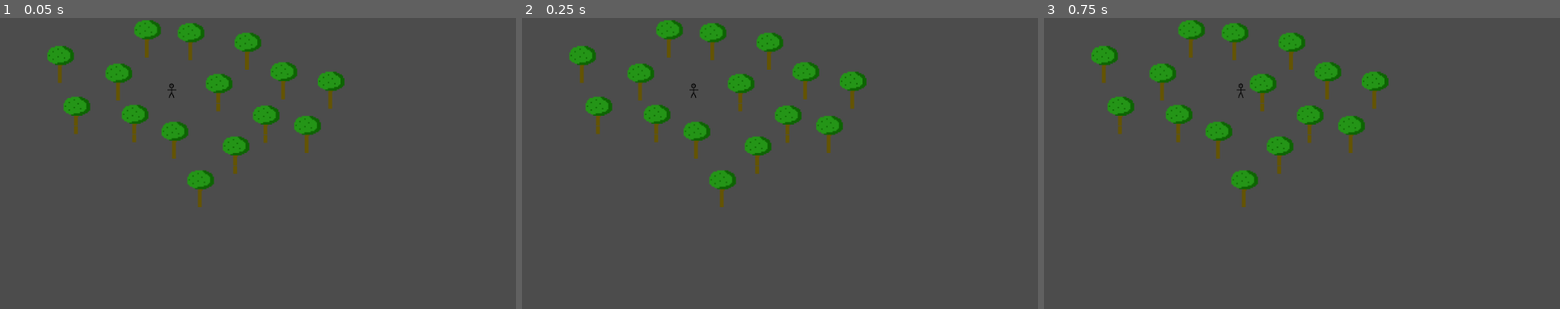
Above: before the commit, frames 1-3 (left to right).
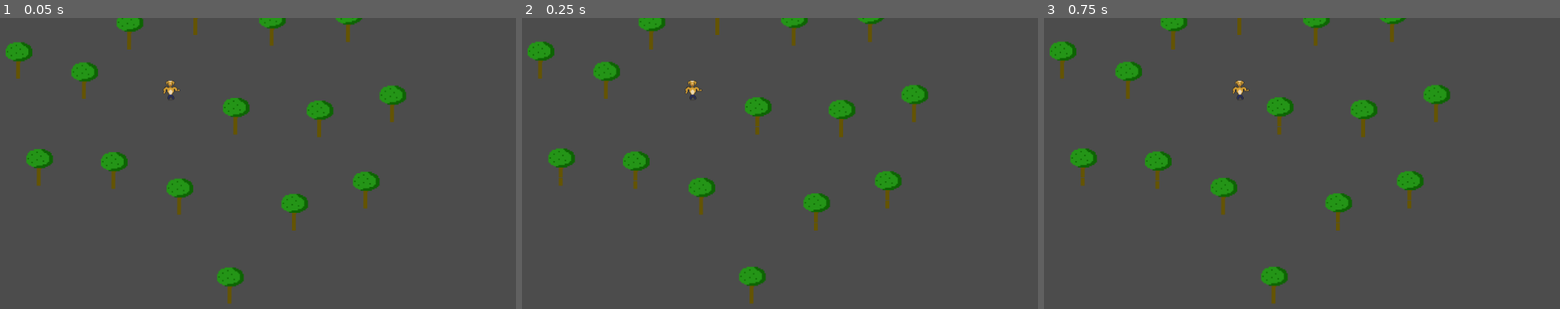
Above: after the commit, the same moments.

Repository: justinwash/ludum-dare-45
Game: Godot game, scene res://level1.tscn
Same seed, same stepped clock (60 frames per second), same inputs: the game is played once before the commit and once after it.
Inputs:
- Up to frame 1 (0.05 s): no input
- Up to frame 2 (0.25 s): no input
- Up to frame 3 (0.75 s): tap Enter at 0.5 s; hold Right (ui_right) from 0.53 s (still down)

The runs differ from the first frame. In frame 1, 9.3% of the frame differs, in the area x 1-79%, y 0-99%; in frame 2, 9.3%; in frame 3, 9.3%.

Commit message:
add dar sprite

Diff:
--- a/pre-jam/LumberDar/level1.tscn
+++ b/pre-jam/LumberDar/level1.tscn
@@ -1,59 +1,59 @@
 [gd_scene load_steps=3 format=2]
 
-[ext_resource path="res://player.tscn" type="PackedScene" id=1]
-[ext_resource path="res://tree.tscn" type="PackedScene" id=2]
+[ext_resource path="res://tree.tscn" type="PackedScene" id=1]
+[ext_resource path="res://player.tscn" type="PackedScene" id=2]
 
 [node name="level1" type="Node2D"]
 
 [node name="StaticBody2D" type="StaticBody2D" parent="."]
 
-[node name="player" parent="." instance=ExtResource( 1 )]
+[node name="player" parent="." instance=ExtResource( 2 )]
 position = Vector2( 251.65, 99.2682 )
 
 [node name="Area2D" type="Area2D" parent="."]
 
-[node name="tree" parent="." instance=ExtResource( 2 )]
-position = Vector2( 346.124, 102.767 )
+[node name="tree" parent="." instance=ExtResource( 1 )]
+position = Vector2( 373.124, 139.767 )
 
-[node name="tree2" parent="." instance=ExtResource( 2 )]
-position = Vector2( 316.965, 255.559 )
+[node name="tree2" parent="." instance=ExtResource( 1 )]
+position = Vector2( 363.965, 408.559 )
 
-[node name="tree3" parent="." instance=ExtResource( 2 )]
-position = Vector2( 523.409, 99.2682 )
+[node name="tree3" parent="." instance=ExtResource( 1 )]
+position = Vector2( 551.409, -6.7318 )
 
-[node name="tree4" parent="." instance=ExtResource( 2 )]
-position = Vector2( 486.086, 169.249 )
+[node name="tree4" parent="." instance=ExtResource( 1 )]
+position = Vector2( 621.086, 120.249 )
 
-[node name="tree5" parent="." instance=ExtResource( 2 )]
-position = Vector2( 301.803, 22.2891 )
+[node name="tree5" parent="." instance=ExtResource( 1 )]
+position = Vector2( 309.803, -17.7109 )
 
-[node name="tree6" parent="." instance=ExtResource( 2 )]
-position = Vector2( 448.763, 84.1057 )
+[node name="tree6" parent="." instance=ExtResource( 1 )]
+position = Vector2( 505.763, 144.106 )
 
-[node name="tree7" parent="." instance=ExtResource( 2 )]
-position = Vector2( 372.95, 201.907 )
+[node name="tree7" parent="." instance=ExtResource( 1 )]
+position = Vector2( 578.95, 256.907 )
 
-[node name="tree8" parent="." instance=ExtResource( 2 )]
-position = Vector2( 420.771, 152.92 )
+[node name="tree8" parent="." instance=ExtResource( 1 )]
+position = Vector2( 465.771, 291.92 )
 
-[node name="tree9" parent="." instance=ExtResource( 2 )]
-position = Vector2( 391.612, 37.4517 )
+[node name="tree9" parent="." instance=ExtResource( 1 )]
+position = Vector2( 430.612, -0.548302 )
 
-[node name="tree10" parent="." instance=ExtResource( 2 )]
-position = Vector2( 121.018, 138.924 )
+[node name="tree10" parent="." instance=ExtResource( 1 )]
+position = Vector2( 62.018, 220.924 )
 
-[node name="tree11" parent="." instance=ExtResource( 2 )]
-position = Vector2( 95.3588, 58.446 )
+[node name="tree11" parent="." instance=ExtResource( 1 )]
+position = Vector2( 29.3588, 51.446 )
 
-[node name="tree12" parent="." instance=ExtResource( 2 )]
-position = Vector2( 232.988, 17.6237 )
+[node name="tree12" parent="." instance=ExtResource( 1 )]
+position = Vector2( 204.988, 4.6237 )
 
-[node name="tree13" parent="." instance=ExtResource( 2 )]
-position = Vector2( 276.143, 178.58 )
+[node name="tree13" parent="." instance=ExtResource( 1 )]
+position = Vector2( 284.143, 267.58 )
 
-[node name="tree14" parent="." instance=ExtResource( 2 )]
-position = Vector2( 213.16, 151.754 )
+[node name="tree14" parent="." instance=ExtResource( 1 )]
+position = Vector2( 180.16, 225.754 )
 
-[node name="tree15" parent="." instance=ExtResource( 2 )]
-position = Vector2( 187.5, 86.4384 )
+[node name="tree15" parent="." instance=ExtResource( 1 )]
+position = Vector2( 133.5, 83.4384 )
 [connection signal="body_entered" from="Area2D" to="player" method="_on_Area2D_body_entered"]
--- a/pre-jam/LumberDar/player.tscn
+++ b/pre-jam/LumberDar/player.tscn
@@ -22,8 +22,7 @@
 "values": [ 0 ]
 }
 
-[sub_resource type="Animation" id=2]
-resource_name = "player_walk"
+[sub_resource type="Animation" id=3]
 length = 0.2
 loop = true
 tracks/0/type = "value"
@@ -56,7 +55,8 @@
 position = Vector2( 18.3796, 15.291 )
 texture = ExtResource( 1 )
 vframes = 2
+hframes = 2
 
 [node name="AnimationPlayer" type="AnimationPlayer" parent="."]
-anims/player_idle = SubResource( 3 )
-anims/player_walk = SubResource( 2 )
+anims/player_idle = SubResource( 2 )
+anims/player_walk = SubResource( 3 )
--- a/pre-jam/LumberDar/tree.tscn
+++ b/pre-jam/LumberDar/tree.tscn
@@ -5,6 +5,7 @@
 [ext_resource path="res://tree.gd" type="Script" id=3]
 
 [node name="tree" type="RigidBody2D"]
+scale = Vector2( 2, 2 )
 mass = 3.54
 gravity_scale = 0.0
 linear_damp = 6.12
Binary file changed: pre-jam/LumberDar/player.png
Not shown: 1 places in pre-jam/LumberDar/player.tscn that only renumber resources
